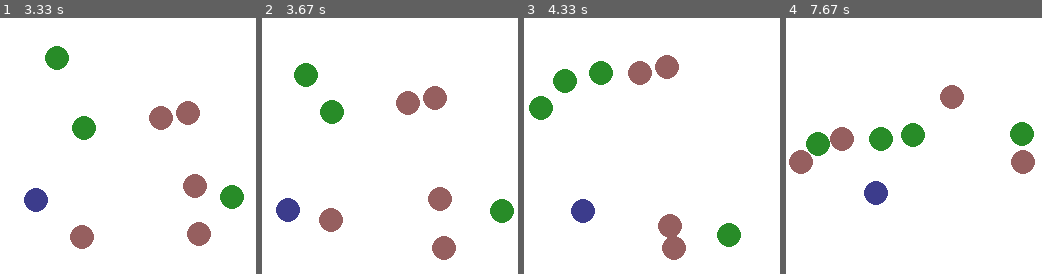
Above: before the commit, frames 1-4 (left to right).
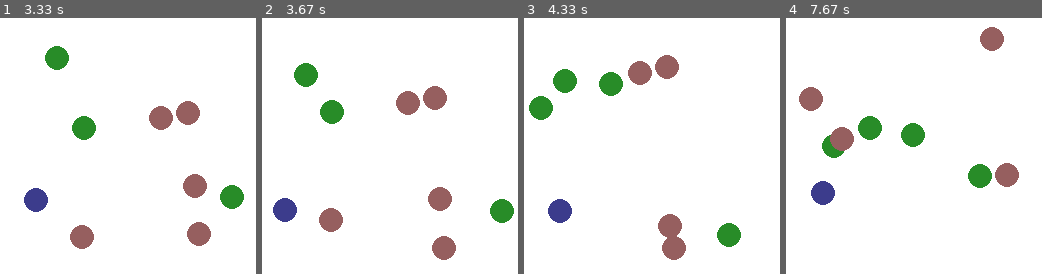
Above: after the commit, the same moments.

Repository: ntasfi/PyGame-Learning-Environment
Game: pygame game, started from ple/games/waterworld.py
The game is run twice, just before and just after one commit, with the same random seed, the same clock (stepped at 60 frames per second) and the same inputs.
Inputs:
- Up to frame 1 (3.33 s): hold A 0.33-0.87 s; hold S 0.9-1.2 s; hold A 1.23-1.63 s; hold W 1.67-2.03 s; hold D 2.07-2.7 s; hold S 2.73-3.1 s; hold A from 3.13 s (still down)
- Up to frame 2 (3.67 s): release A at 3.6 s; hold D from 3.63 s (still down)
- Up to frame 3 (4.33 s): release D at 4.1 s; hold W from 4.13 s (still down)
- Up to frame 4 (7.67 s): release W at 4.43 s; hold D 4.47-4.93 s; hold A 4.97-5.5 s; hold S 5.53-5.83 s; hold A 5.87-6.27 s; hold W 6.3-6.67 s; hold D 6.7-7.33 s; hold S from 7.37 s (still down)

Frame 1 is identical in both runs. In frame 2, 0.2% of the frame differs, in the area x 4-15%, y 70-80%; in frame 3, 2.3%; in frame 4, 8.4%, in the area x 1-98%, y 3-74%.

Commit message:
fix boundary issues in Puckworld. PyGame group was adjusting the position of the Player creep by a radius worth

Diff:
--- a/ple/games/primitives.py
+++ b/ple/games/primitives.py
@@ -135,21 +135,21 @@
         new_y = self.pos.y + self.vel.y*dt
 
         #if its not against a wall we want a total decay of 50
-        if new_x >= self.SCREEN_WIDTH-self.radius:
-            self.pos.x = self.SCREEN_WIDTH-self.radius
+        if new_x >= self.SCREEN_WIDTH-self.radius*2:
+            self.pos.x = self.SCREEN_WIDTH-self.radius*2
             self.vel.x = 0.0
-        elif new_x < self.radius:
-            self.pos.x = self.radius
+        elif new_x < 0.0:
+            self.pos.x = 0.0
             self.vel.x = 0.0
         else:
             self.pos.x = new_x
             self.vel.x = self.vel.x*0.975
 
-        if new_y > self.SCREEN_HEIGHT-self.radius:
-            self.pos.y = self.SCREEN_HEIGHT-self.radius
+        if new_y > self.SCREEN_HEIGHT-self.radius*2:
+            self.pos.y = self.SCREEN_HEIGHT-self.radius*2
             self.vel.y = 0.0
-        elif new_y < self.radius:
-            self.pos.y = self.radius
+        elif new_y < 0.0:
+            self.pos.y = 0.0
             self.vel.y = 0.0
         else:
             self.pos.y = new_y
--- a/ple/games/puckworld.py
+++ b/ple/games/puckworld.py
@@ -95,7 +95,7 @@
         self.AGENT_COLOR = (60, 60, 140)
         self.AGENT_SPEED = 0.2*width
         self.AGENT_RADIUS = percent_round_int(width, 0.047)
-        self.AGENT_INIT_POS = (self.AGENT_RADIUS, self.AGENT_RADIUS)
+        self.AGENT_INIT_POS = (self.AGENT_RADIUS*1.5, self.AGENT_RADIUS*1.5)
 
         self.BG_COLOR = (255, 255, 255)
         self.dx = 0
@@ -188,8 +188,6 @@
         """
 
         self.player = Player(self.AGENT_RADIUS, self.AGENT_COLOR, self.AGENT_SPEED, self.AGENT_INIT_POS, self.width, self.height)
-        self.player_group = pygame.sprite.Group()
-        self.player_group.add( self.player )
 
         self.good_creep = Creep(
             self.CREEP_GOOD['color'],
@@ -200,7 +198,8 @@
             1.0,
             "GOOD",
             self.width,
-            self.height
+            self.height,
+            0.0 #jitter
         )
 
         self.bad_creep = PuckCreep((self.width, self.height), self.CREEP_BAD, self.screen_dim[0]*0.75, self.screen_dim[1]*0.75)
@@ -223,7 +222,7 @@
         self.screen.fill(self.BG_COLOR)
 
         self._handle_player_events()
-        self.player_group.update(self.dx, self.dy, dt)
+        self.player.update(self.dx, self.dy, dt)
 
         dx = self.player.pos.x-self.good_creep.pos.x
         dy = self.player.pos.y-self.good_creep.pos.y
@@ -250,7 +249,7 @@
         self.bad_creep.update(ndx, ndy, dt)
         self.good_creep.update(dt)
 
-        self.player_group.draw(self.screen)
+        self.player.draw(self.screen)
         self.creeps.draw(self.screen)
 
 
